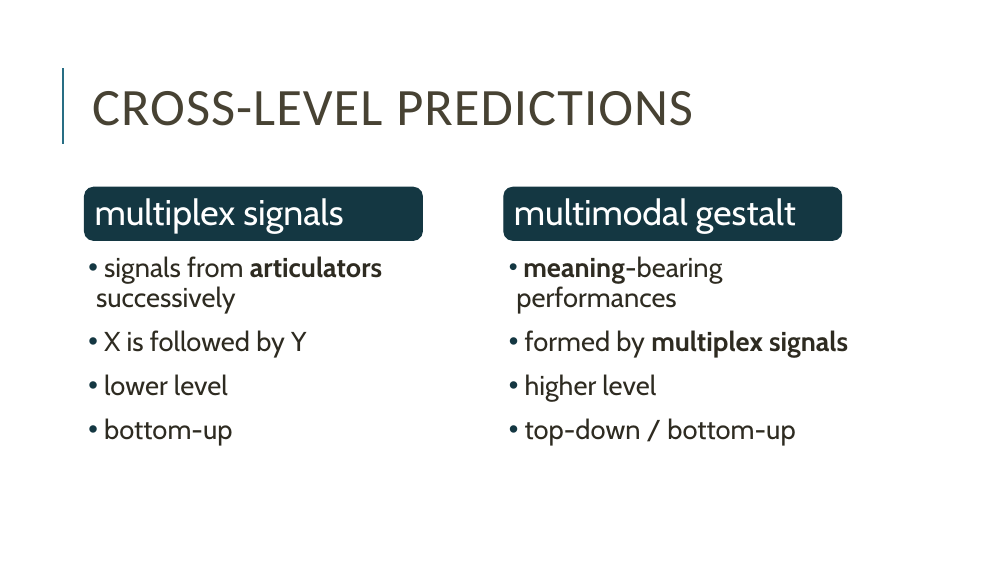
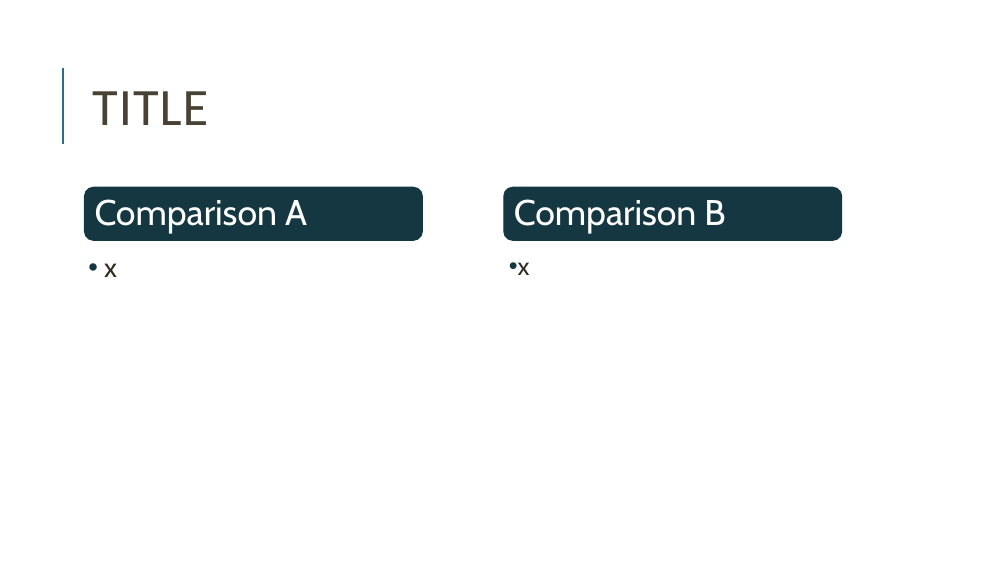
Before and after one commit to miriamschiele/MA, a slide deck: slide 17 of presentation/Miriam Schiele, MA presentation.pptx (slide 19 before the commit). Drawn at 1008x567 pixels with LibreOffice and Linux fonts; fonts in the diff are those of the drawing. Boxes give left, top, right and bottom in pixels: in the first picture for what was removed or moved away, otherwise in the second. Text is boxed around its words. In the diff, an @@ line names an element or a change of style, - is before the commit and + after.

Commit message:
minor changes in PPT

```diff
--- a/presentation/Miriam Schiele, MA presentation.pptx
+++ b/presentation/Miriam Schiele, MA presentation.pptx
@@ title at (x1=92, y1=91, x2=208, y2=125): text changed @@
-CROSS-LEVEL PREDICTIONS
+TITLE
@@ text at (x1=95, y1=199, x2=307, y2=233): text changed @@
-multiplex signals
+Comparison A
@@ text at (x1=514, y1=199, x2=725, y2=233): text changed @@
-multimodal gestalt
+Comparison B
@@ text at (x1=104, y1=263, x2=117, y2=277): text changed @@
-• signals from articulators successively
-• X is followed by Y
-• lower level
-• bottom-up
+• x
@@ text at (x1=518, y1=262, x2=530, y2=275): text changed; size 26 to 24 pt @@
-• meaning-bearing performances
-• formed by multiplex signals
-• higher level
-• top-down / bottom-up
+• x
```
Also in this commit, not shown: 2 other slides changed, 1 slide added, 4 slides removed.
